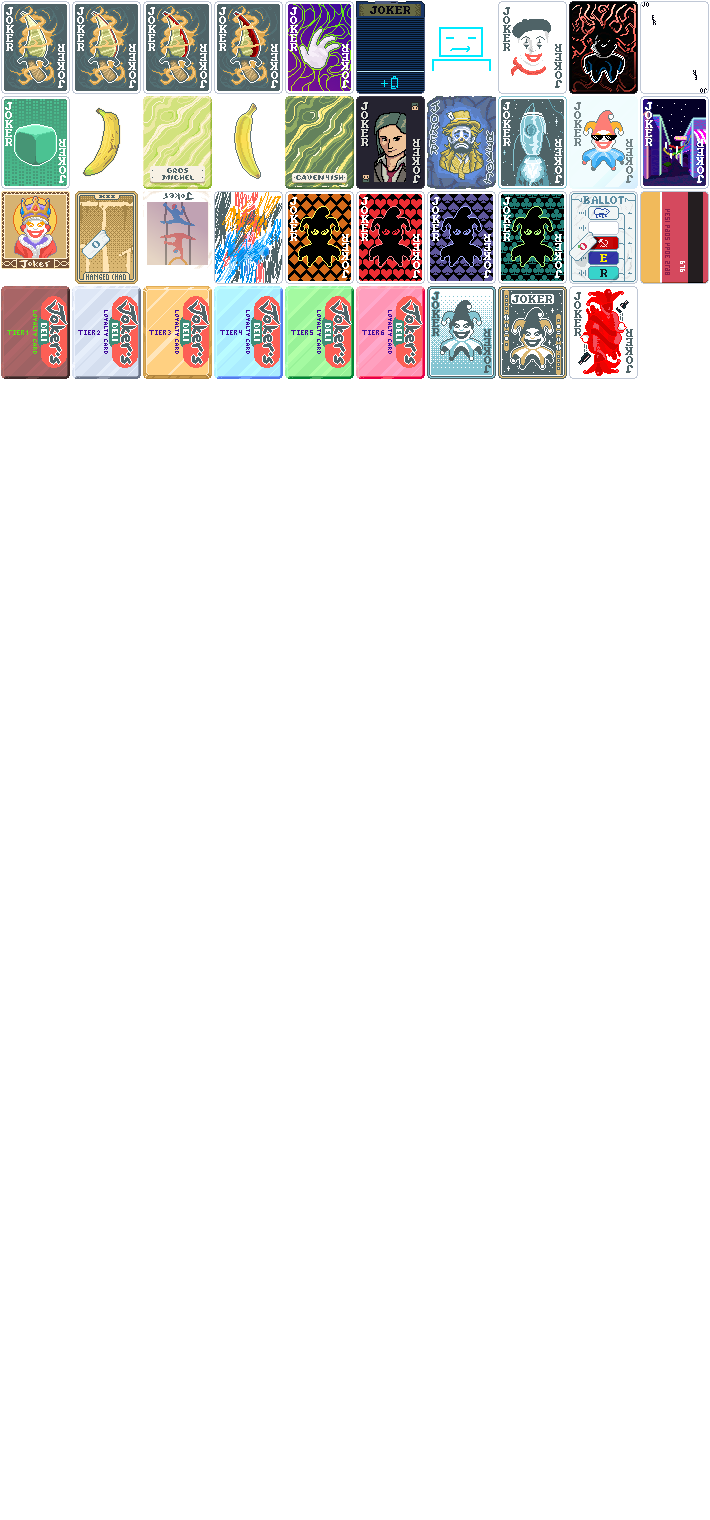
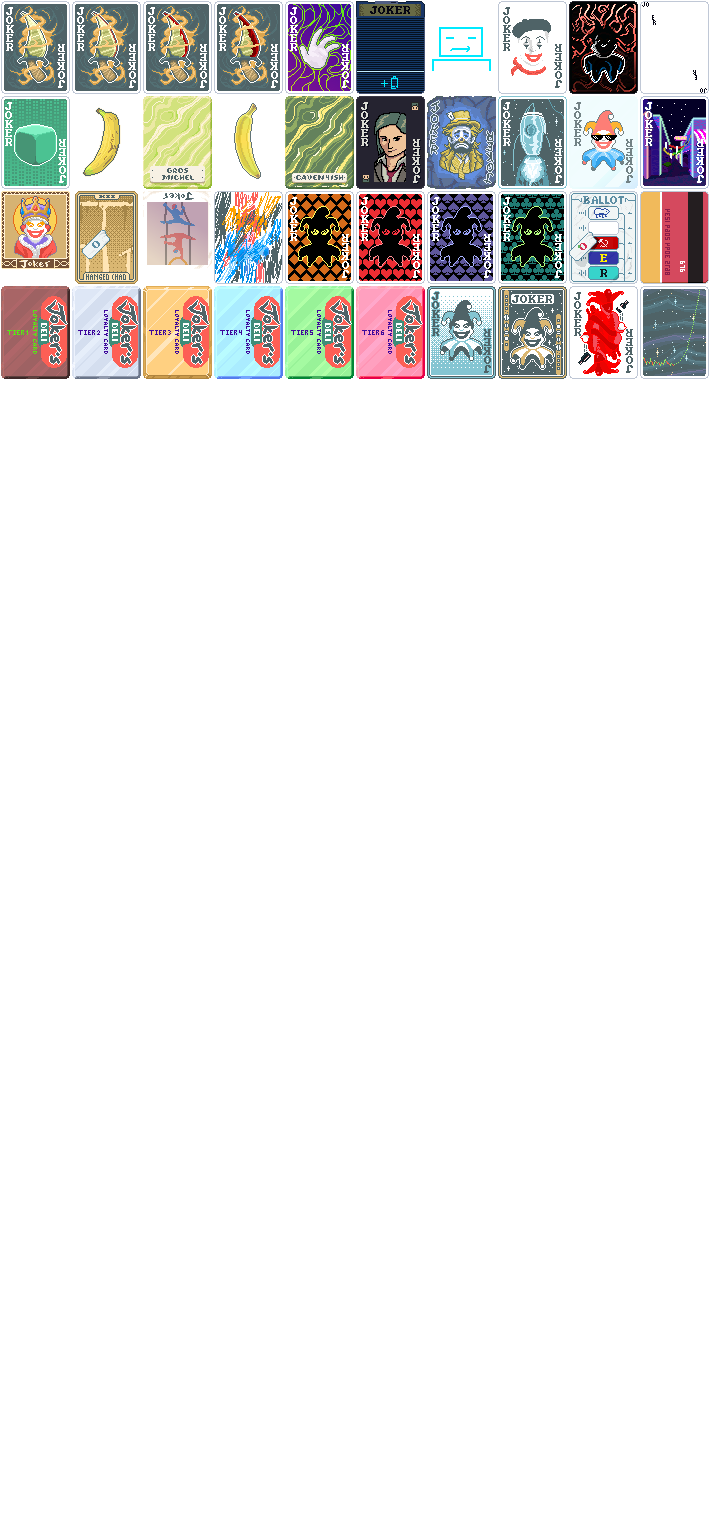
Comparing the layer stacks of the two (710, 1520) images. Changes:
added layer "Pasted Layer copy #2" in group "modded" over [643, 290, 700, 366]
added layer "Pasted Layer copy" in group "modded" over [640, 286, 709, 379]
